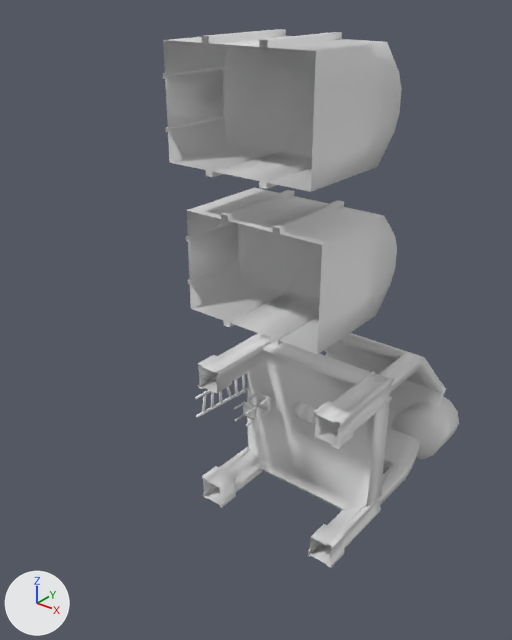
Before and after pictures for a commit that changed the FBX model 02. File/bin/content/FBX/Guardhouses.fbx.
One viewpoint serves both versions: a camera (50 mm lens) standing at (14.9, -22.5, 18.1) and looking at (-0.6, -3.0, 6.1). The axes (+X, +Y, +Z) are drawn at lower left. The lights are the same throughout. Materials are left out; every surface is plain grey.
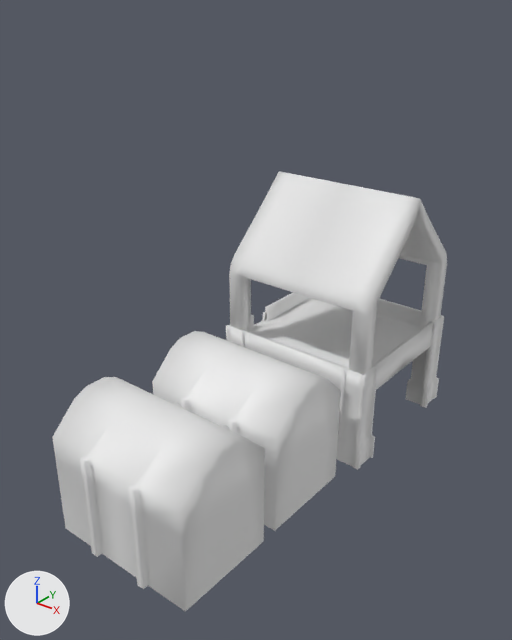
Boxes (x1, y1, x2, y2) around the edits, measured in the pictures (512 x 640 px; the box of a moved part takes in the faces that stretch with it):
'Cube', reshaped, moved, turned
    before: (163, 29, 459, 568)
    after: (52, 171, 447, 612)
part 1 of me_scene, moved or reshaped
    before: (163, 29, 402, 192)
    after: (52, 377, 265, 612)
part 2 of me_scene, moved or reshaped (not visible afterwards)
    before: (294, 402, 316, 424)
part 3 of me_scene, deleted
    before: (391, 396, 459, 459)
part 4 of me_scene, deleted
    before: (249, 392, 270, 417)
part 5 of me_scene, moved or reshaped
    before: (186, 188, 397, 427)
    after: (152, 331, 341, 530)

The change in detail:
me_scene is used by ob_cube; parent ob_guardhouses_1a_gr; location (3.829, -24.21, -177.1); rotation (-1.571, 0.0, 0.0), in degrees (-90, 0, 0).
me_scene had 1920 vertices, 3668 faces and spanned x -375.0..430.0, y -676.0..531.0, z -362.0..1670.0.
me_scene now has 1652 vertices, 3132 faces and spans x -375.0..365.0, y -534.0..523.0, z -362.0..1318.0.
me_scene part 1: the loose piece of 154 vertices spanning x -305.0..305.0, y -676.0..-151.0, z 1230.0..1670.0 is moved by (0.0, 142.0, -351.0).
me_scene part 2: the loose piece of 204 vertices spanning x -45.0..55.0, y -241.0..-154.0, z 52.0..139.0 is turned -89.7 degrees about the x axis through its middle, then moved by (0.0, -267.0, 102.0).
me_scene part 3: the loose piece of 72 vertices spanning x 180.0..430.0, y 281.0..521.0, z -292.0..-42.0 is deleted.
me_scene part 4: the loose piece of 66 vertices spanning x -230.0..-160.0, y -326.0..-256.0, z 66.0..136.0 is deleted.
me_scene part 5: 253 vertices moved from x -166.0..306.0, y -603.0..68.0, z 56.0..860.0 to x -305.0..155.0, y -531.0..-241.0, z -67.0..553.0; 255 vertices removed from x -304.0..306.0, y -603.0..68.0, z 57.0..1080.0; 189 vertices added at x -305.0..305.0, y -531.0..-6.0, z -67.0..853.0.
Object 'Cube' (ob_cube) moves from (3.829, -24.21, -177.1) to (3.829, 533.9, -180.4).
Object 'Cube' (ob_cube) turns from (-90, 0, 0) to (-0.3, 0, 0) degrees about x, y and z.
